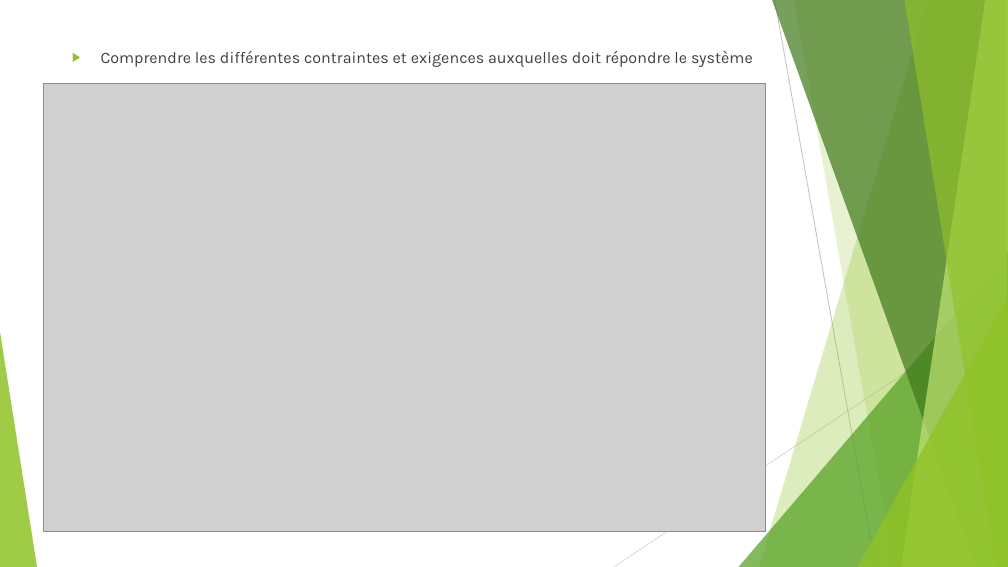
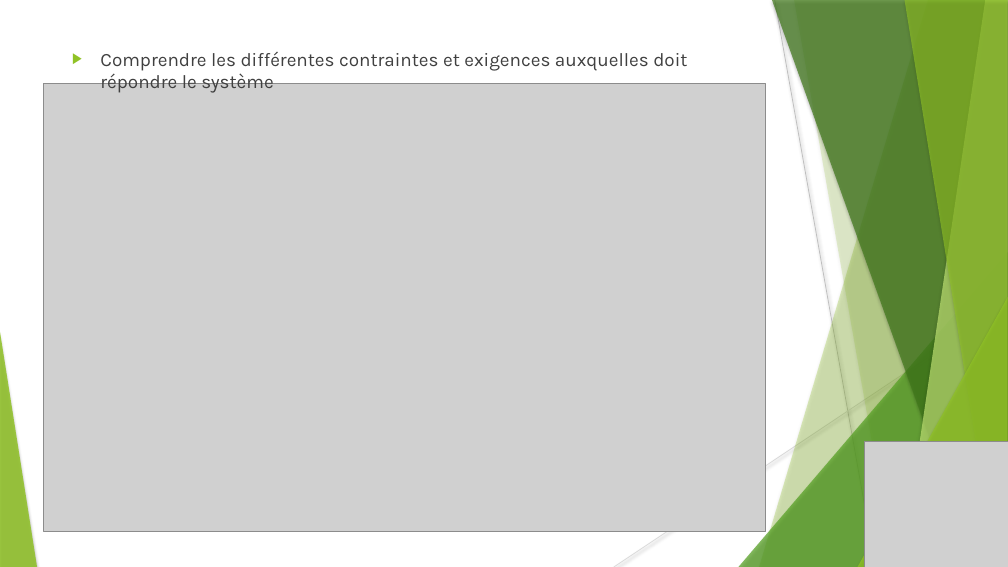
Before and after one commit to hugo-gclvs/Chrono-Luge, a slide deck: slide 8 of 4-Rapports/Projet technique revue 2 Clément.pptx. Drawn at 1008x567 pixels with LibreOffice and Linux fonts; fonts in the diff are those of the drawing; grey boxes stand for pictures. Boxes give left, top, right and bottom in pixels: in the first picture for what was removed or moved away, otherwise in the second. Text is boxed around its words. In the diff, an @@ line names an element or a change of style, - is before the commit and + after.

```diff
--- a/4-Rapports/Projet technique revue 2 Clément.pptx
+++ b/4-Rapports/Projet technique revue 2 Clément.pptx
@@ line (775, 0) - (876, 567): stroke #BFBFBF 0.75 pt to #BFBFBF 0.74 pt @@
@@ freeform shape at (x1=794, y1=0, x2=1008, y2=567): shadow on; outline redrawn @@
@@ text "Comprendre les différentes contraintes et ..." at (x1=100, y1=52, x2=687, y2=93): size 15.3 to 18 pt; indent changed @@
@@ shadow on in 6 elements at (x1=759, y1=0, x2=1008, y2=567), (x1=739, y1=252, x2=1008, y2=567), (x1=772, y1=0, x2=1008, y2=567), (x1=901, y1=0, x2=1008, y2=567), (x1=904, y1=0, x2=1008, y2=567), (x1=858, y1=297, x2=1008, y2=567) @@
@@ line (1008, 305) - (614, 567): stroke #D9D9D9 0.75 pt to #D9D9D9 0.74 pt @@
@@ picture added at (x1=865, y1=442, x2=1008, y2=567) @@
```
Also in this commit, not shown: 10 other slides changed, 2 slides added.
